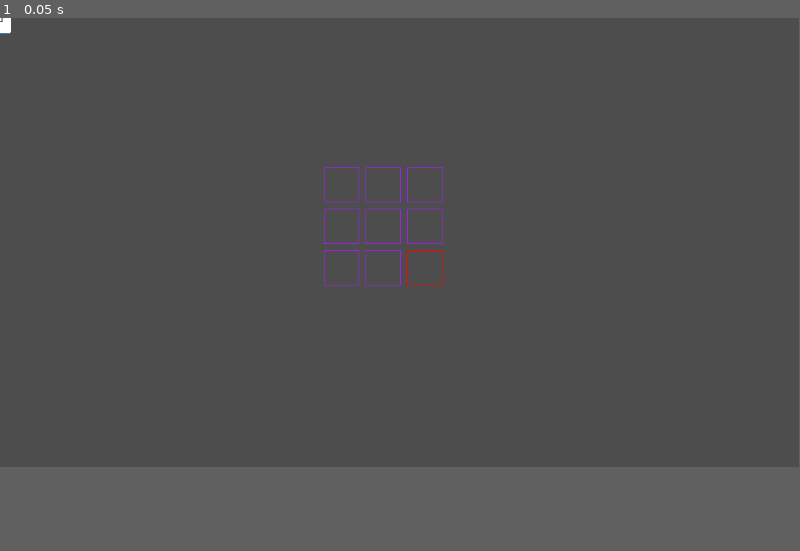
Above: before the commit, frame 1.
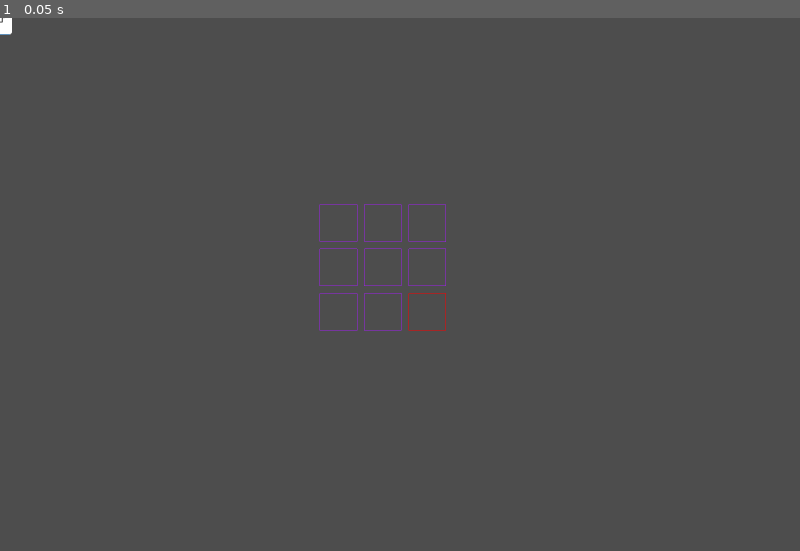
Above: after the commit, the same moment.

Repository: DeClaessens/ROGUE
Game: Godot game, scene res://Game.tscn
Same seed, same stepped clock (60 frames per second), same inputs: the game is played once before the commit and once after it.
Inputs:
- Up to frame 1 (0.05 s): no input
The window is 799x449 before the commit and 800x533 after it. Grey fills any space a smaller window leaves; there, only what the larger window draws over its background counts as a difference.

The runs differ from the first frame. In frame 1, 0.6% of the frame differs, in the area x 0-56%, y 0-59%.

Commit message:
feat: change godot settings

Diff:
--- a/project.godot
+++ b/project.godot
@@ -10,7 +10,7 @@
 
 [application]
 
-config/name="New Game Project"
+config/name="ROGUE"
 run/main_scene="uid://cklphenhukdfx"
 config/features=PackedStringArray("4.5", "Forward Plus")
 config/icon="res://icon.svg"
@@ -18,3 +18,9 @@
 [autoload]
 
 SignalBus="*res://AutoLoads/signalBus.gd"
+
+[display]
+
+window/size/viewport_width=2160
+window/size/viewport_height=1440
+window/stretch/scale=2.0
